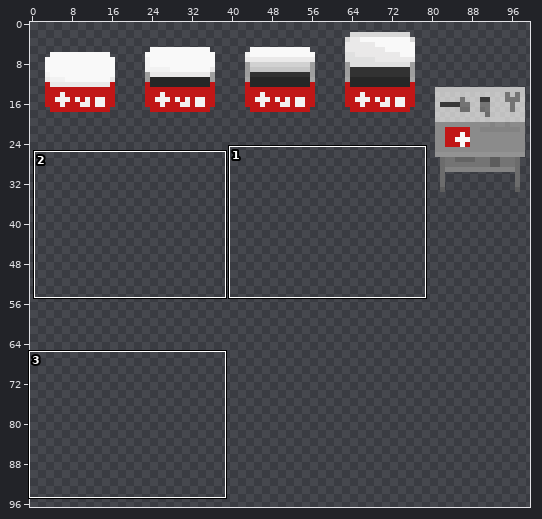
Two versions of one sprite sheet, ProyectosSDL/HolaSDL/levels/SafeRoom.png. The first picture is a wide view before the edit; the outline marks the close-up.
Close-up. Earlier state:
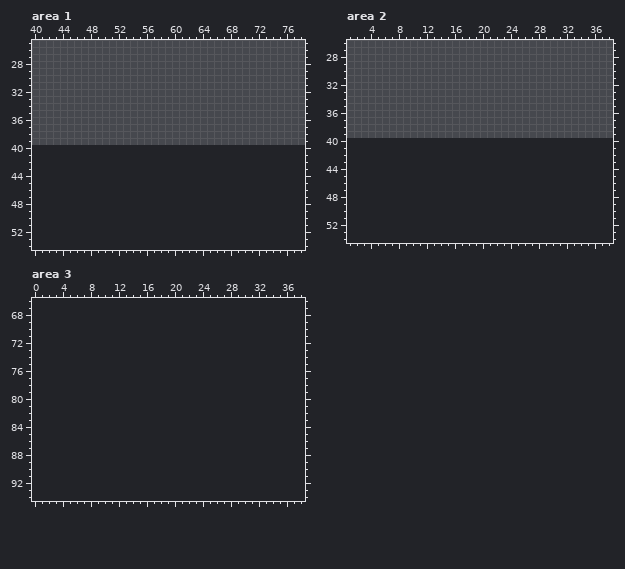
The file is 100x40 pixels. Colours within 5 levels of each other are drawn and written as one. Shown: area 1: x 40..78, y 25..54; area 2: x 1..38, y 26..54; area 3: x 0..38, y 66..94. The old version is drawn lined up with the new one, on the new canvas. The wide view leaves out empty margins.
Now the later version:
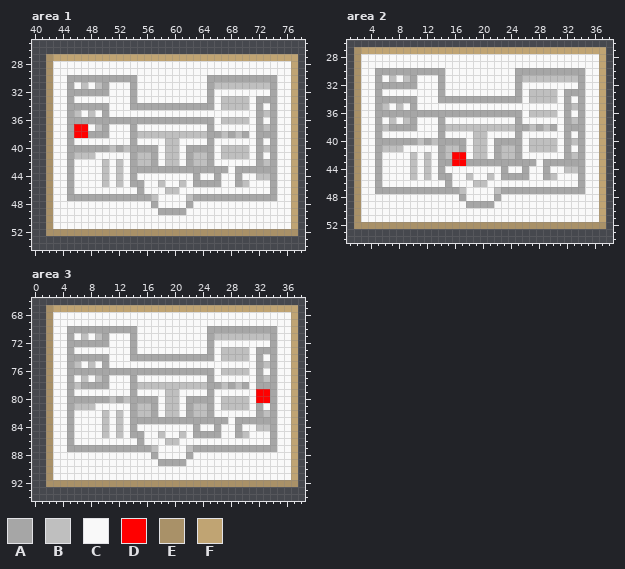
Palette (. is transparent): A #a6a6a6  B #bfbfbf  C #f9f9f9  D #ff0000  E #a99168  F #c0a473
From old to new:
canvas 100x40 -> 100x100
Changed rows in their new state; - is an unchanged pixel.
Area 1:
first column x 42:
27 EFFFFFFFFFFFFFFFFFFFFFFFFFFFFFFFFFFF
28 ECCCCCCCCCCCCCCCCCCCCCCCCCCCCCCCCCCF
29 ECCCCCCCCCCCCCCCCCCCCCCCCCCCCCCCCCCF
30 ECCAAAAAAAAAACCCCCCCCCCAAAAAAAAAACCF
31 ECCACBCBACCCACCCCCCCCCCABBBBBBBBACCF
32 ECCAAAAAACCCACCCCCCCCCCACCCCCCCCACCF
33 ECCACCCCCCCCACCCCCCCCCCACBBBBCAAACCF
34 ECCAAAAAACCCAAAAAAAAAAAACBBBBCACACCF
35 ECCABCBCACCCCCCCCCCCCCCCCCCCCCABACCF
36 ECCAAAAAAAAAAAAAAAAAAAAACBBBBCACACCF
37 ECCADDCBACCCACCCCCCCCCCACCCCCCABACCF
38 ECCADDAAACCCABBBBBBBBBBAABABACAAACCF
39 ECCACCCCCCCCACCCCBBCCCCACCCCCCACACCF
40 ECCAAAAAABABAAAACBBCAAAACBBBBCABACCF
41 ECCABBBCCCCCABBACBBCABBACBBBBCACACCF
42 ECCACCCCBCBCABBACBBCABBACCCCCCABACCF
43 ECCACCCCBCBCAAAAAAAAAAAAAACAAAAAACCF
44 ECCACCCCBCBCACCCCCCCCACCACCACCBBACCF
45 ECCACCCCBCBCAACCBCCBCAAAACCABCCCACCF
46 ECCACCCCCCCCCACCCBBCCCCCCCCCCCCCACCF
47 ECCAAAAAAAAAAAABCCCCBAAAAAAAAAAAACCF
48 ECCCCCCCCCCCCCCACCCCACCCCCCCCCCCCCCF
49 ECCCCCCCCCCCCCCCAAAACCCCCCCCCCCCCCCF
50 ECCCCCCCCCCCCCCCCCCCCCCCCCCCCCCCCCCF
51 ECCCCCCCCCCCCCCCCCCCCCCCCCCCCCCCCCCF
52 EEEEEEEEEEEEEEEEEEEEEEEEEEEEEEEEEEEE
Area 2:
first column x 2:
27 EFFFFFFFFFFFFFFFFFFFFFFFFFFFFFFFFFFF
28 ECCCCCCCCCCCCCCCCCCCCCCCCCCCCCCCCCCF
29 ECCCCCCCCCCCCCCCCCCCCCCCCCCCCCCCCCCF
30 ECCAAAAAAAAAACCCCCCCCCCAAAAAAAAAACCF
31 ECCACBCBACCCACCCCCCCCCCABBBBBBBBACCF
32 ECCAAAAAACCCACCCCCCCCCCACCCCCCCCACCF
33 ECCACCCCCCCCACCCCCCCCCCACBBBBCAAACCF
34 ECCAAAAAACCCAAAAAAAAAAAACBBBBCACACCF
35 ECCABCBCACCCCCCCCCCCCCCCCCCCCCABACCF
36 ECCAAAAAAAAAAAAAAAAAAAAACBBBBCACACCF
37 ECCACBCBACCCACCCCCCCCCCACCCCCCABACCF
38 ECCABAAAACCCABBBBBBBBBBAABABACAAACCF
39 ECCACCCCCCCCACCCCBBCCCCACCCCCCACACCF
40 ECCAAAAAABABAAAACBBCAAAACBBBBCABACCF
41 ECCABBBCCCCCABBACBBCABBACBBBBCACACCF
42 ECCACCCCBCBCABDDCBBCABBACCCCCCABACCF
43 ECCACCCCBCBCAADDAAAAAAAAAACAAAAAACCF
44 ECCACCCCBCBCACCCCCCCCACCACCACCBBACCF
45 ECCACCCCBCBCAACCBCCBCAAAACCABCCCACCF
46 ECCACCCCCCCCCACCCBBCCCCCCCCCCCCCACCF
47 ECCAAAAAAAAAAAABCCCCBAAAAAAAAAAAACCF
48 ECCCCCCCCCCCCCCACCCCACCCCCCCCCCCCCCF
49 ECCCCCCCCCCCCCCCAAAACCCCCCCCCCCCCCCF
50 ECCCCCCCCCCCCCCCCCCCCCCCCCCCCCCCCCCF
51 ECCCCCCCCCCCCCCCCCCCCCCCCCCCCCCCCCCF
52 EEEEEEEEEEEEEEEEEEEEEEEEEEEEEEEEEEEE
Area 3:
first column x 2:
67 EFFFFFFFFFFFFFFFFFFFFFFFFFFFFFFFFFFF
68 ECCCCCCCCCCCCCCCCCCCCCCCCCCCCCCCCCCF
69 ECCCCCCCCCCCCCCCCCCCCCCCCCCCCCCCCCCF
70 ECCAAAAAAAAAACCCCCCCCCCAAAAAAAAAACCF
71 ECCACBCBACCCACCCCCCCCCCABBBBBBBBACCF
72 ECCAAAAAACCCACCCCCCCCCCACCCCCCCCACCF
73 ECCACCCCCCCCACCCCCCCCCCACBBBBCAAACCF
74 ECCAAAAAACCCAAAAAAAAAAAACBBBBCACACCF
75 ECCABCBCACCCCCCCCCCCCCCCCCCCCCABACCF
76 ECCAAAAAAAAAAAAAAAAAAAAACBBBBCACACCF
77 ECCACBCBACCCACCCCCCCCCCACCCCCCABACCF
78 ECCABAAAACCCABBBBBBBBBBAABABACAAACCF
79 ECCACCCCCCCCACCCCBBCCCCACCCCCCDDACCF
80 ECCAAAAAABABAAAACBBCAAAACBBBBCDDACCF
81 ECCABBBCCCCCABBACBBCABBACBBBBCACACCF
82 ECCACCCCBCBCABBACBBCABBACCCCCCABACCF
83 ECCACCCCBCBCAAAAAAAAAAAAAACAAAAAACCF
84 ECCACCCCBCBCACCCCCCCCACCACCACCBBACCF
85 ECCACCCCBCBCAACCBCCBCAAAACCABCCCACCF
86 ECCACCCCCCCCCACCCBBCCCCCCCCCCCCCACCF
87 ECCAAAAAAAAAAAABCCCCBAAAAAAAAAAAACCF
88 ECCCCCCCCCCCCCCACCCCACCCCCCCCCCCCCCF
89 ECCCCCCCCCCCCCCCAAAACCCCCCCCCCCCCCCF
90 ECCCCCCCCCCCCCCCCCCCCCCCCCCCCCCCCCCF
91 ECCCCCCCCCCCCCCCCCCCCCCCCCCCCCCCCCCF
92 EEEEEEEEEEEEEEEEEEEEEEEEEEEEEEEEEEEE
Boxes around the changes in both close-ups, in picture pixels (x1, y1, x2, y2):
added: (46, 54, 298, 236)
added: (354, 47, 606, 229)
added: (46, 305, 298, 487)
